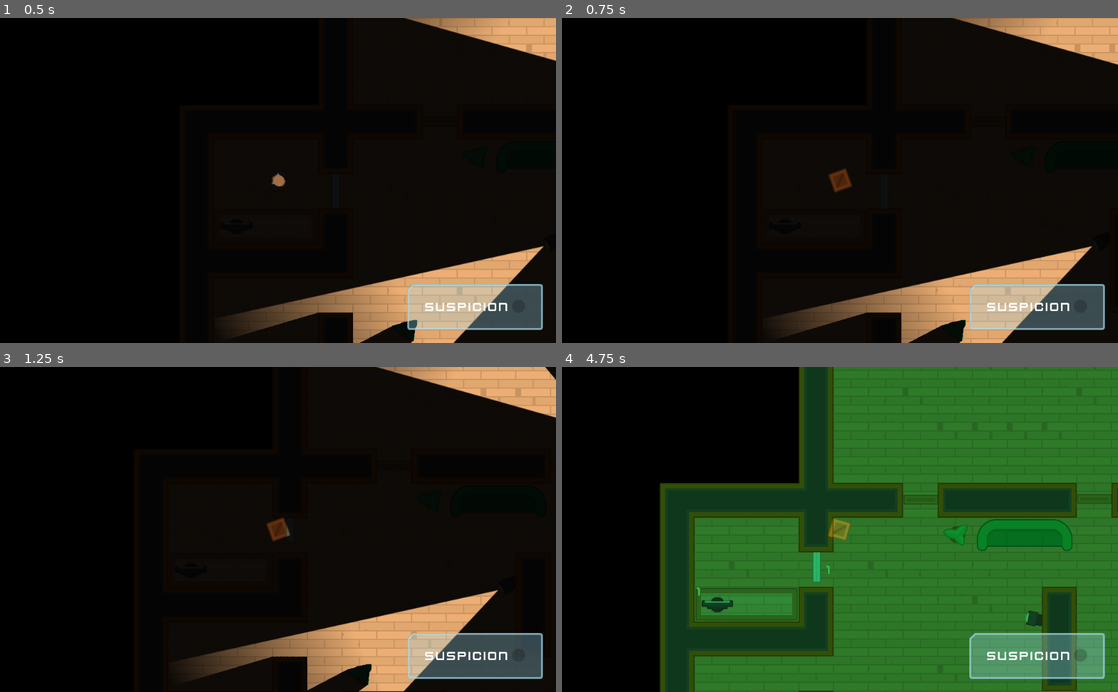
Above: before the commit, frames 1-4 (two rows, left to right).
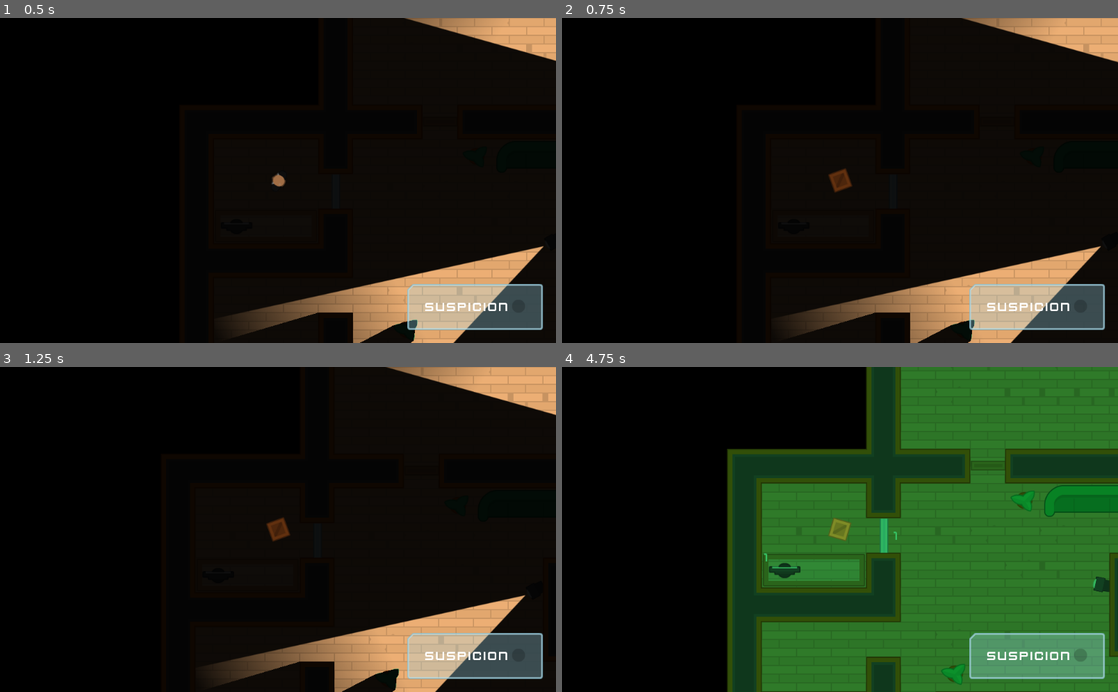
Above: after the commit, the same moments.

Repository: alexandrepeluchi/godot-udemy
Game: Godot game, scene res://Levels/Level1.tscn
The game is run twice, just before and just after one commit, with the same random seed, the same clock (stepped at 60 frames per second) and the same inputs.
Inputs (mouse positions are in pixels of both pictures, inside the frame that each line leads up to):
- Up to frame 1 (0.5 s): no input
- Up to frame 2 (0.75 s): tap Enter at 0.5 s; move the mouse to (1001, 122) at 0.52 s; hold D (move_right) from 0.53 s (still down); tap E (toggle_disguise) at 0.6 s; click (1001, 122) at 0.67 s
- Up to frame 3 (1.25 s): keep holding D (move_right)
- Up to frame 4 (4.75 s): move the mouse to (851, 536) at 1.27 s; release D (move_right) at 1.28 s; hold S (move_down) 1.28-2.03 s; tap Space (toggle_vision_mode) at 1.35, 2.85, 4.35 s; click (851, 536) at 1.42 s; move the mouse to (751, 539) at 2.02 s; hold D (move_right) 2.03-2.78 s; tap E (toggle_disguise) at 2.1, 3.6 s; click (751, 539) at 2.17 s; move the mouse to (1056, 451) at 2.77 s; hold W (move_up) 2.78-3.53 s; click (1056, 451) at 2.92 s; move the mouse to (1006, 578) at 3.52 s; hold A (move_left) from 3.53 s (still down); move the mouse to (673, 480) at 4.27 s

Frame 1 is identical in both runs. In frame 2, 2.1% of the frame differs, in the area x 38-100%, y 0-100%; in frame 3, 7.8%; in frame 4, 38%, in the area x 17-100%, y 0-100%.
Error in both runs: Invalid get index '0' (on base: 'Array'). (res://Characters/NPCs/Guard.gd:26)

Commit message:
Diminuindo a velocidade do jogador ao se movimentar disfarçado e um timer de duração

Diff:
--- a/Heist Meisters/Characters/Player.gd
+++ b/Heist Meisters/Characters/Player.gd
@@ -10,11 +10,19 @@
 const BOX_LIGHT = "res://GFX/PNG/Tiles/tile_130.png"
 const BOX_OCCLUDER = "res://Characters/BoxOccluder.tres"
 
+var velocity_multiplier: float = 1.0
+
 var disguised: bool = false
+export var disguise_slowdown: float = 0.25
+export var disguise_duration: float = 5.0
+
+func _ready():
+	$Timer.wait_time = disguise_duration
+	reveal()
 
 func _physics_process(delta: float) -> void:
 	update_movement()
-	move_and_slide(motion)
+	move_and_slide(motion * velocity_multiplier)
 
 func update_movement() -> void:
 	look_at(get_global_mouse_position())
@@ -48,6 +56,9 @@
 	$Sprite.texture = load(PLAYER_SPRITE)
 	$Light2D.texture = load(PLAYER_LIGHT)
 	$LightOccluder2D.occluder = load(PLAYER_OCCLUDER)
+
+	velocity_multiplier = 1.0
+
 	disguised = false
 	collision_layer = 1
 
@@ -55,5 +66,9 @@
 	$Sprite.texture = load(BOX_SPRITE)
 	$Light2D.texture = load(BOX_LIGHT)
 	$LightOccluder2D.occluder = load(BOX_OCCLUDER)
+
+	velocity_multiplier = disguise_slowdown
+
 	disguised = true
 	collision_layer = 16
+	$Timer.start()
--- a/Heist Meisters/Characters/Player.tscn
+++ b/Heist Meisters/Characters/Player.tscn
@@ -11,3 +11,7 @@
 [node name="Light2D" type="Light2D" parent="." index="3"]
 texture = ExtResource( 3 )
 energy = 0.75
+
+[node name="Timer" type="Timer" parent="." index="4"]
+one_shot = true
+[connection signal="timeout" from="Timer" to="." method="reveal"]
